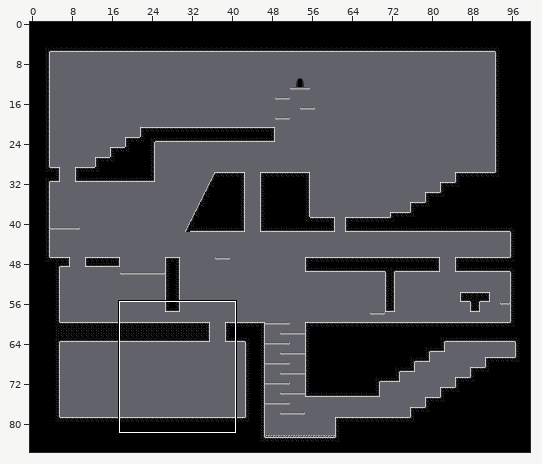
One commit to this Tiled map: assets/Data/Map/lobby.tmx. Above: a wide view before the commit, with the close-up outlined.
Close-up. Before the commit:
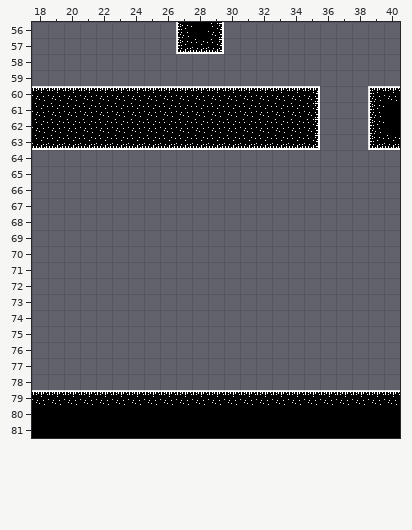
Cells are 16x16 px. Shown: x 18..40, y 56..81.
The result:
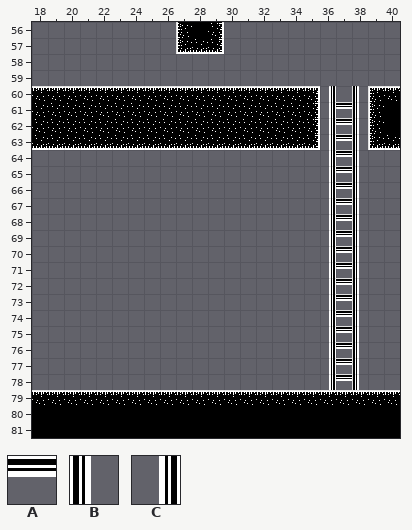
Key: from "amproject": A 19, B 19 turned 270, C 19 turned 90.
_ is an empty cell.
What changed:
Layer "Tiles":
There is now tile A in rows 61 to 78 at x 37.
There is now tile B in rows 60 to 78 at x 38.
There is now tile C in rows 60 to 78 at x 36.
Where, in picture pixels (left, top, right, bottom), the same in both close-ups:
added: (329, 86, 359, 390)
